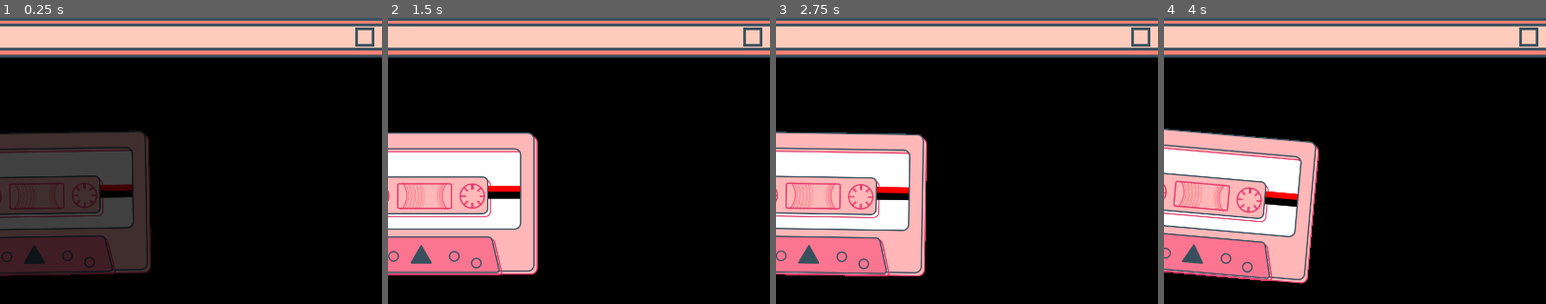
Above: before the commit, frames 1-4 (left to right).
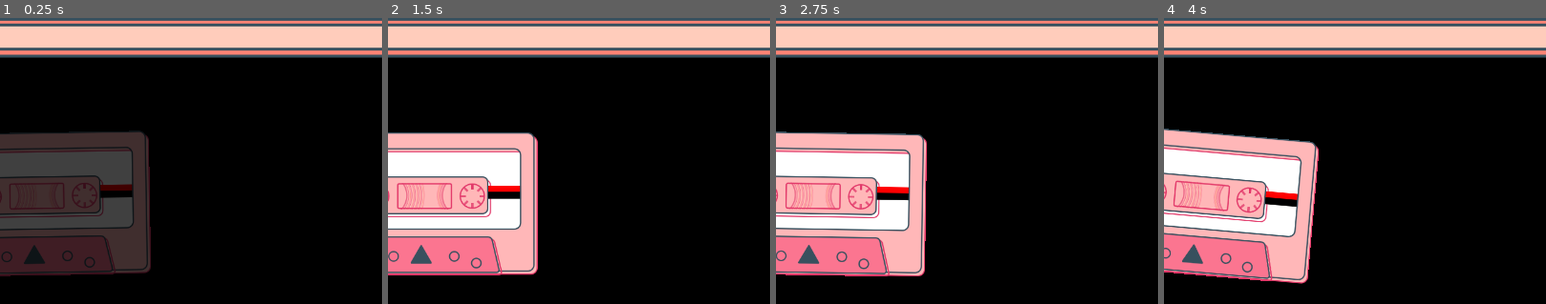
Above: after the commit, the same moments.

Repository: Falme/Mixtapes
Game: Godot game, scene res://Scenes/splash.tscn
Same seed, same stepped clock (60 frames per second), same inputs: the game is played once before the commit and once after it.
Inputs (mouse positions are % of the whole screen's width and height, from its top left):
- Up to frame 1 (0.25 s): no input
- Up to frame 2 (1.5 s): move the mouse to (50, 93) at 0.52 s; move the mouse to (30, 55) at 1.27 s
- Up to frame 3 (2.75 s): move the mouse to (60, 28) at 2.02 s
- Up to frame 4 (4 s): move the mouse to (45, 70) at 2.77 s; move the mouse to (80, 65) at 3.52 s
The pictures show only the part of the screen within x 45-95%, y 0-50%; the shares and areas given below are measured in that part.

The runs differ from the first frame. In frame 1, 0.2% of the frame differs, in the area x 93-98%, y 3-10%; in frame 2, 0.2%; in frame 3, 0.2%; in frame 4, 0.2%.

Commit message:
removed Maximize Button, to be used in future feature

Diff:
--- a/Prefabs/Manifestos/item_manifesto.tscn
+++ b/Prefabs/Manifestos/item_manifesto.tscn
@@ -179,6 +179,7 @@
 [node name="ColorRect" type="ColorRect" parent="ArrowButton"]
 layout_mode = 1
 anchors_preset = -1
+anchor_top = 0.025
 anchor_right = 0.05
 anchor_bottom = 1.0
 grow_horizontal = 2
--- a/Scenes/collection.tscn
+++ b/Scenes/collection.tscn
@@ -69,119 +69,13 @@
 grow_vertical = 2
 
 [node name="TapeArea" type="Control" parent="WindowContainer"]
-visible = false
-layout_mode = 1
-anchor_left = 0.124
-anchor_top = 0.057
-anchor_right = 0.386
-anchor_bottom = 0.318
-
-[node name="TapeGame1" parent="WindowContainer/TapeArea" instance=ExtResource("1_d8x02")]
-layout_mode = 2
-anchors_preset = 0
-anchor_right = 0.0
-anchor_bottom = 0.0
-offset_left = 0.0
-offset_top = 0.0
-offset_right = 0.0
-offset_bottom = 0.0
-
-[node name="TapeGame2" parent="WindowContainer/TapeArea" instance=ExtResource("1_d8x02")]
-layout_mode = 2
-anchors_preset = 0
-anchor_right = 0.0
-anchor_bottom = 0.0
-offset_left = 0.0
-offset_top = 63.0
-offset_right = 0.0
-offset_bottom = 63.0
-gameNumber = "Game2"
-
-[node name="TapeGame3" parent="WindowContainer/TapeArea" instance=ExtResource("1_d8x02")]
-layout_mode = 2
-anchors_preset = 0
-anchor_right = 0.0
-anchor_bottom = 0.0
-offset_left = 0.0
-offset_top = 126.0
-offset_right = 0.0
-offset_bottom = 126.0
-gameNumber = "Game3"
-
-[node name="TapeGame4" parent="WindowContainer/TapeArea" instance=ExtResource("1_d8x02")]
-layout_mode = 2
-anchors_preset = 0
-anchor_right = 0.0
-anchor_bottom = 0.0
-offset_left = 0.0
-offset_top = 189.0
-offset_right = 0.0
-offset_bottom = 189.0
-gameNumber = "Game4"
-
-[node name="TapeGame5" parent="WindowContainer/TapeArea" instance=ExtResource("1_d8x02")]
-layout_mode = 2
-anchors_preset = 0
-anchor_right = 0.0
-anchor_bottom = 0.0
-offset_left = 0.0
-offset_top = 252.0
-offset_right = 0.0
-offset_bottom = 252.0
-gameNumber = "Game5"
-
-[node name="TapeGame6" parent="WindowContainer/TapeArea" instance=ExtResource("1_d8x02")]
-layout_mode = 2
-anchors_preset = 0
-anchor_right = 0.0
-anchor_bottom = 0.0
-offset_left = 0.0
-offset_top = 315.0
-offset_right = 0.0
-offset_bottom = 315.0
-gameNumber = "Game6"
-
-[node name="TapeGame7" parent="WindowContainer/TapeArea" instance=ExtResource("1_d8x02")]
-layout_mode = 2
-anchors_preset = 0
-anchor_right = 0.0
-anchor_bottom = 0.0
-offset_left = 0.0
-offset_top = 378.0
-offset_right = 0.0
-offset_bottom = 378.0
-gameNumber = "Game7"
-
-[node name="TapeGame8" parent="WindowContainer/TapeArea" instance=ExtResource("1_d8x02")]
-layout_mode = 2
-anchors_preset = 0
-anchor_right = 0.0
-anchor_bottom = 0.0
-offset_left = 0.0
-offset_top = 441.0
-offset_right = 0.0
-offset_bottom = 441.0
-gameNumber = "Game8"
-
-[node name="TapeGame9" parent="WindowContainer/TapeArea" instance=ExtResource("1_d8x02")]
-layout_mode = 2
-anchors_preset = 0
-anchor_right = 0.0
-anchor_bottom = 0.0
-offset_left = 0.0
-offset_top = 504.0
-offset_right = 0.0
-offset_bottom = 504.0
-gameNumber = "Game9"
-
-[node name="TapeArea2" type="Control" parent="WindowContainer"]
 layout_mode = 1
 anchor_left = 0.076
-anchor_top = 0.057
+anchor_top = 0.075
 anchor_right = 0.965
 anchor_bottom = 0.937
 
-[node name="GridContainer" type="GridContainer" parent="WindowContainer/TapeArea2"]
+[node name="GridContainer" type="GridContainer" parent="WindowContainer/TapeArea"]
 layout_mode = 1
 anchors_preset = 15
 anchor_right = 1.0
@@ -190,38 +84,38 @@
 grow_vertical = 2
 columns = 3
 
-[node name="TapeGame1" parent="WindowContainer/TapeArea2/GridContainer" instance=ExtResource("1_d8x02")]
+[node name="TapeGame1" parent="WindowContainer/TapeArea/GridContainer" instance=ExtResource("1_d8x02")]
 layout_mode = 2
 
-[node name="TapeGame2" parent="WindowContainer/TapeArea2/GridContainer" instance=ExtResource("1_d8x02")]
+[node name="TapeGame2" parent="WindowContainer/TapeArea/GridContainer" instance=ExtResource("1_d8x02")]
 layout_mode = 2
 gameNumber = "Game2"
 
-[node name="TapeGame3" parent="WindowContainer/TapeArea2/GridContainer" instance=ExtResource("1_d8x02")]
+[node name="TapeGame3" parent="WindowContainer/TapeArea/GridContainer" instance=ExtResource("1_d8x02")]
 layout_mode = 2
 gameNumber = "Game3"
 
-[node name="TapeGame4" parent="WindowContainer/TapeArea2/GridContainer" instance=ExtResource("1_d8x02")]
+[node name="TapeGame4" parent="WindowContainer/TapeArea/GridContainer" instance=ExtResource("1_d8x02")]
 layout_mode = 2
 gameNumber = "Game4"
 
-[node name="TapeGame5" parent="WindowContainer/TapeArea2/GridContainer" instance=ExtResource("1_d8x02")]
+[node name="TapeGame5" parent="WindowContainer/TapeArea/GridContainer" instance=ExtResource("1_d8x02")]
 layout_mode = 2
 gameNumber = "Game5"
 
-[node name="TapeGame6" parent="WindowContainer/TapeArea2/GridContainer" instance=ExtResource("1_d8x02")]
+[node name="TapeGame6" parent="WindowContainer/TapeArea/GridContainer" instance=ExtResource("1_d8x02")]
 layout_mode = 2
 gameNumber = "Game6"
 
-[node name="TapeGame7" parent="WindowContainer/TapeArea2/GridContainer" instance=ExtResource("1_d8x02")]
+[node name="TapeGame7" parent="WindowContainer/TapeArea/GridContainer" instance=ExtResource("1_d8x02")]
 layout_mode = 2
 gameNumber = "Game7"
 
-[node name="TapeGame8" parent="WindowContainer/TapeArea2/GridContainer" instance=ExtResource("1_d8x02")]
+[node name="TapeGame8" parent="WindowContainer/TapeArea/GridContainer" instance=ExtResource("1_d8x02")]
 layout_mode = 2
 gameNumber = "Game8"
 
-[node name="TapeGame9" parent="WindowContainer/TapeArea2/GridContainer" instance=ExtResource("1_d8x02")]
+[node name="TapeGame9" parent="WindowContainer/TapeArea/GridContainer" instance=ExtResource("1_d8x02")]
 layout_mode = 2
 gameNumber = "Game9"
 
--- a/Sprites/mixtapes_background.svg
+++ b/Sprites/mixtapes_background.svg
@@ -39,13 +39,13 @@
        id="linearGradient1"
        inkscape:collect="always">
       <stop
-         style="stop-color:#e23869;stop-opacity:1;"
-         offset="0"
+         style="stop-color:#ffb7b8;stop-opacity:1;"
+         offset="0.40993789"
          id="stop1" />
       <stop
-         style="stop-color:#ffb7b8;stop-opacity:1;"
-         offset="0.67000002"
-         id="stop2" />
+         style="stop-color:#b7fffe;stop-opacity:1;"
+         offset="0.83810562"
+         id="stop3" />
     </linearGradient>
     <linearGradient
        inkscape:collect="always"
--- a/Sprites/mixtapes_windowframe.svg
+++ b/Sprites/mixtapes_windowframe.svg
@@ -25,7 +25,7 @@
      inkscape:document-units="px"
      inkscape:zoom="1.5340488"
      inkscape:cx="386.55876"
-     inkscape:cy="47.260557"
+     inkscape:cy="47.912426"
      inkscape:window-width="2498"
      inkscape:window-height="1057"
      inkscape:window-x="-8"
@@ -128,7 +128,7 @@
         </g>
       </g>
       <rect
-         style="fill:#ffccbb;fill-opacity:1;stroke:#38505e;stroke-width:2.76905;stroke-linecap:round;stroke-linejoin:miter;stroke-miterlimit:4;stroke-dasharray:none;stroke-opacity:1"
+         style="display:none;fill:#ffccbb;fill-opacity:1;stroke:#38505e;stroke-width:2.76905;stroke-linecap:round;stroke-linejoin:miter;stroke-miterlimit:4;stroke-dasharray:none;stroke-opacity:1"
          id="rect6-1"
          width="17.230957"
          height="17.230955"
